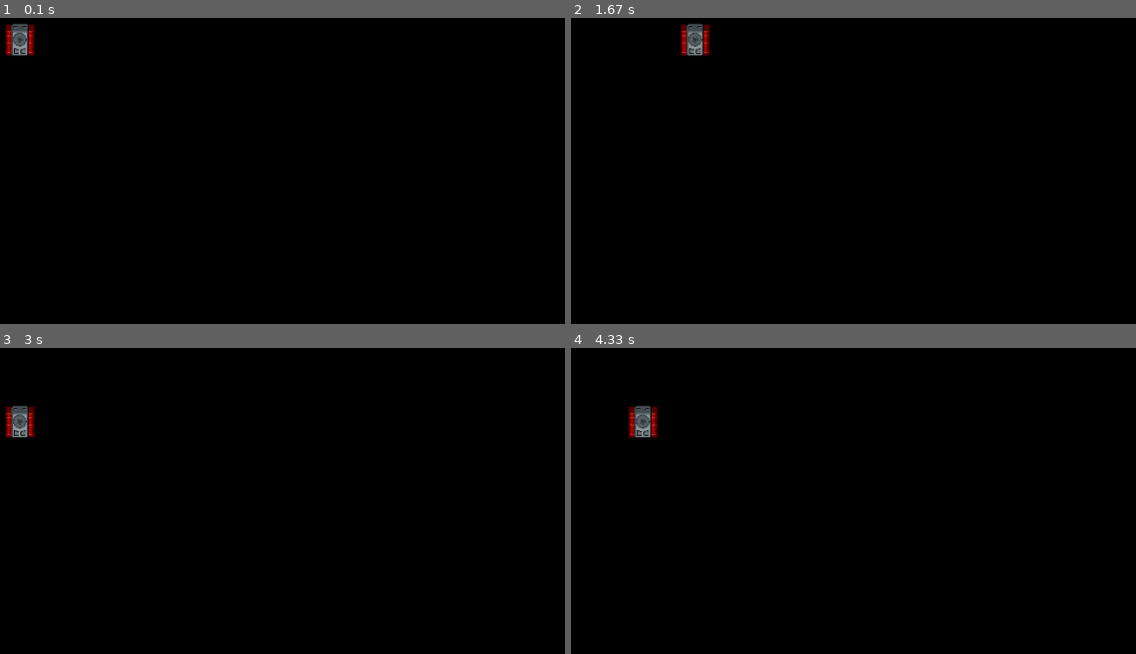
Above: before the commit, frames 1-4 (two rows, left to right).
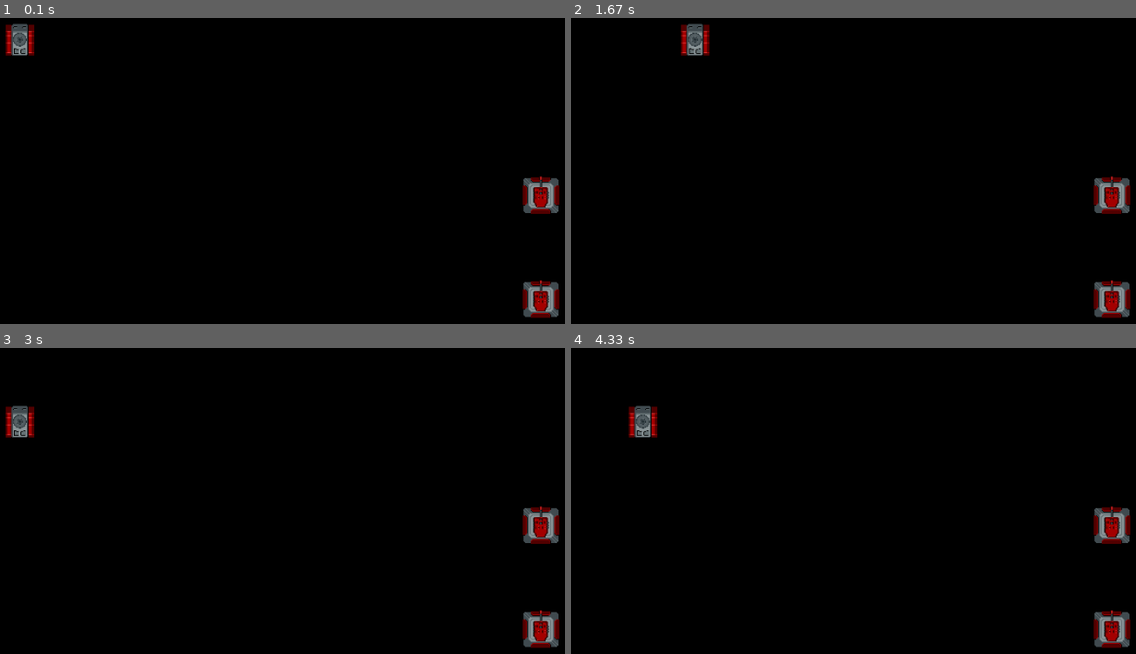
Above: after the commit, the same moments.

Repository: Py-Llip/Pygame
Game: pygame game, started from mediumgame-learning/game.py
The game is run twice, just before and just after one commit, with the same random seed, the same clock (stepped at 60 frames per second) and the same inputs.
Inputs:
- Up to frame 1 (0.1 s): no input
- Up to frame 2 (1.67 s): hold Right 0.33-0.8 s; hold Up 0.83-1.13 s; hold Right 1.17-1.63 s
- Up to frame 3 (3 s): hold Left 1.67-2.2 s; hold Down 2.23-2.53 s; hold Left 2.57-2.97 s
- Up to frame 4 (4.33 s): hold Up 3-3.37 s; hold Right 3.4-4.03 s; hold Down from 4.07 s (still down)

The runs differ from the first frame. In frame 1, 1.5% of the frame differs, in the area x 92-100%, y 51-99%; in frame 2, 1.5%; in frame 3, 1.5%; in frame 4, 1.5%.

Commit message:
Collisions

Diff:
--- a/mediumgame-learning/game.py
+++ b/mediumgame-learning/game.py
@@ -6,19 +6,16 @@
     def __init__(self):
         self.worldSize = Vector2(16, 10)
         self.tankPos = Vector2(0, 0)
+        self.tower1Pos = Vector2(10, 3)
+        self.tower2Pos = Vector2(10, 5)
 
     def update(self, moveTankCommand):
-        self.tankPos += moveTankCommand
+        newTankPos = self.tankPos + moveTankCommand
 
-        if self.tankPos.x < 0:
-            self.tankPos.x = 0
-        elif self.tankPos.x >= self.worldSize.x:
-            self.tankPos.x = self.worldSize.x - 1
-
-        if self.tankPos.y < 0:
-            self.tankPos.y = 0
-        elif self.tankPos.y >= self.worldSize.y:
-            self.tankPos.y = self.worldSize.y - 1
+        if 0 <= newTankPos.x < self.worldSize.x \
+        and 0 <= newTankPos.y < self.worldSize.y \
+        and newTankPos != self.tower1Pos and newTankPos != self.tower2Pos:
+            self.tankPos = newTankPos
 
 class UserInterface:
     def __init__(self):
@@ -36,7 +33,9 @@
         self.window = pygame.display.set_mode((int(windowSize.x), int(windowSize.y)))
         pygame.display.set_caption('GameTank')
         pygame.display.set_icon(pygame.image.load('icon.png'))
+
         self.moveTankCommand = Vector2(0, 0)
+
 
         # Loop properties
         self.clock = pygame.time.Clock()
@@ -73,6 +72,24 @@
         textureRect = Rect(int(texturePoint.x), int(texturePoint.y), int(self.cellSize.x), int(self.cellSize.y))
         self.window.blit(self.unitsTexture, spritePoint, textureRect)
 
+        # Tower 1
+        spritePoint = self.gameState.tower2Pos.elementwise()*self.cellSize
+        texturePoint = Vector2(0, 1).elementwise()*self.cellSize
+        textureRect = Rect(int(texturePoint.x), int(texturePoint.y), int(self.cellSize.x), int(self.cellSize.y))
+        self.window.blit(self.unitsTexture, spritePoint, textureRect)
+        texturePoint = Vector2(0, 6).elementwise()*self.cellSize
+        textureRect = Rect(int(texturePoint.x), int(texturePoint.y), int(self.cellSize.x), int(self.cellSize.y))
+        self.window.blit(self.unitsTexture, spritePoint, textureRect)
+
+        # Tower 2
+        spritePoint = self.gameState.tower1Pos.elementwise() * self.cellSize
+        texturePoint = Vector2(0, 1).elementwise() * self.cellSize
+        textureRect = Rect(int(texturePoint.x), int(texturePoint.y), int(self.cellSize.x), int(self.cellSize.y))
+        self.window.blit(self.unitsTexture, spritePoint, textureRect)
+        texturePoint = Vector2(0, 6).elementwise() * self.cellSize
+        textureRect = Rect(int(texturePoint.x), int(texturePoint.y), int(self.cellSize.x), int(self.cellSize.y))
+        self.window.blit(self.unitsTexture, spritePoint, textureRect)
+
         pygame.display.flip()
 
     def run(self):
